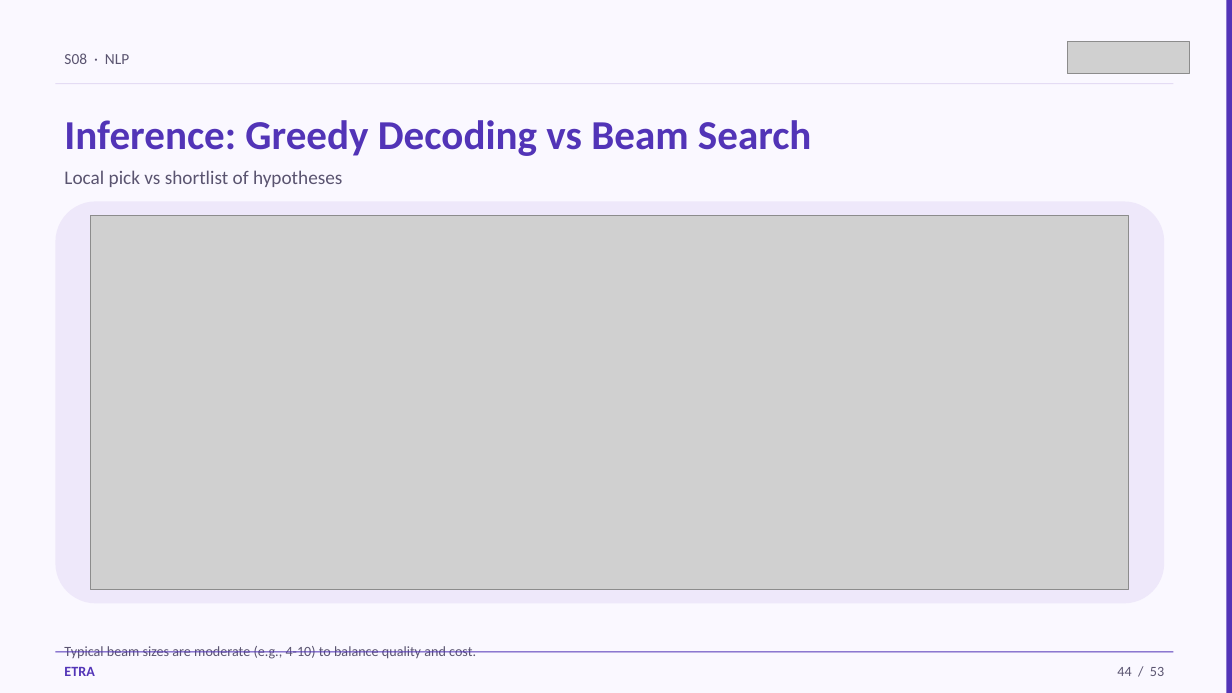
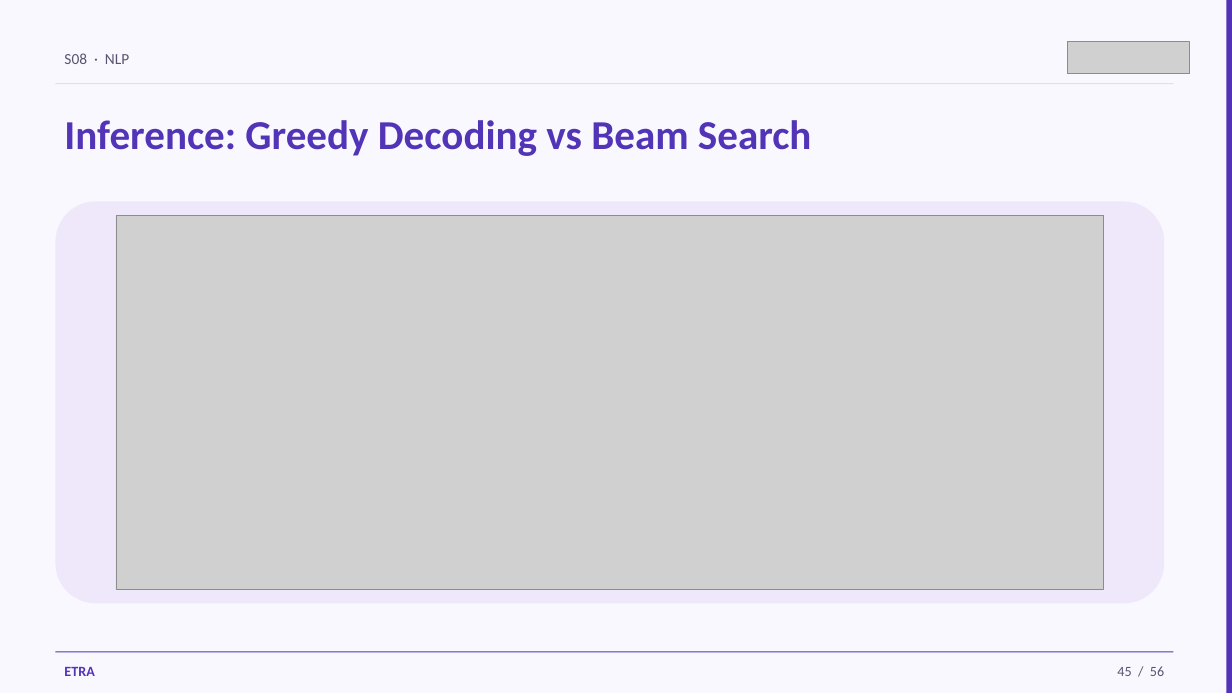
Before and after one commit to iksasa15/AI-ML, a slide deck: slide 45 of web-presentation/pdf-exports/Week3-Session1-NLP.pptx (slide 44 before the commit). Drawn at 1232x693 pixels with LibreOffice and Linux fonts; fonts in the diff are those of the drawing; grey boxes stand for pictures. Boxes give left, top, right and bottom in pixels: in the first picture for what was removed or moved away, otherwise in the second. Text is boxed around its words. In the diff, an @@ line names an element or a change of style, - is before the commit and + after.

```diff
--- a/web-presentation/pdf-exports/Week3-Session1-NLP.pptx
+++ b/web-presentation/pdf-exports/Week3-Session1-NLP.pptx
@@ text removed at box(64, 170, 342, 187) @@
-Local pick vs shortlist of hypotheses
@@ picture: place and size @@
-picture at box(91, 215, 1128, 590)
+picture at box(116, 215, 1104, 590)
@@ text removed at box(64, 646, 476, 659) @@
-Typical beam sizes are moderate (e.g., 4-10) to balance quality and cost.
@@ text at box(1117, 666, 1164, 676): text changed @@
-44 / 53
+45 / 56
```
Also in this commit, not shown: 49 other slides changed, 5 slides added, 2 slides removed, 6 other files.
